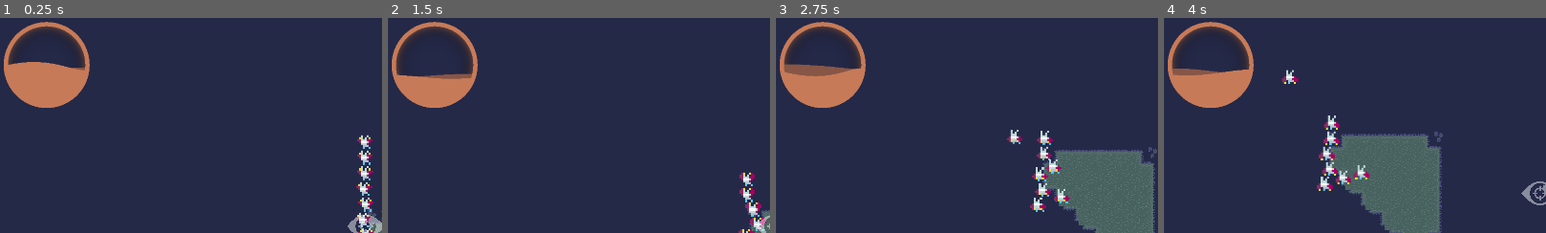
Above: before the commit, frames 1-4 (left to right).
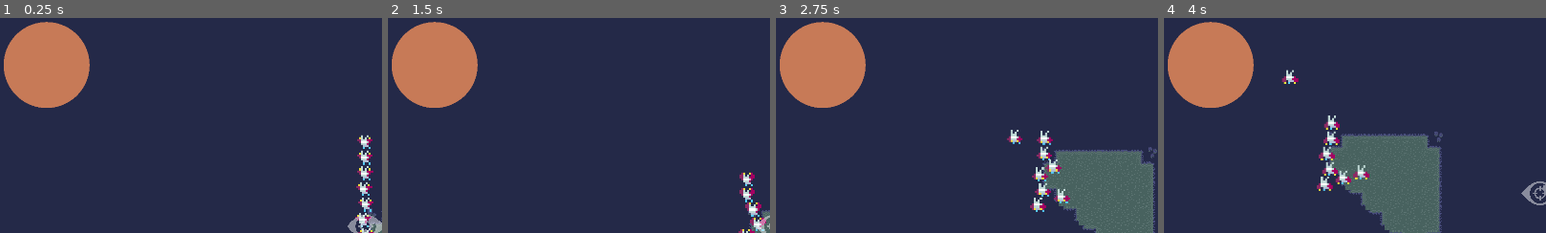
Above: after the commit, the same moments.

Repository: ocdunlap/laughingeye
Game: Godot game, scene res://ScenesGeneral/main_container.tscn
Two runs of this game, one before a commit and one after it. Both use one fixed random seed, a clock stepped at 60 frames per second and the inputs below. The project has no main scene, so this scene is started directly.
Inputs:
- Up to frame 1 (0.25 s): no input
- Up to frame 2 (1.5 s): click "[center]FIRE[/center]" at 0.5 s; hold D (move_right) from 1.28 s (still down)
- Up to frame 3 (2.75 s): release D (move_right) at 2.03 s; hold S (move_down) from 2.03 s (still down)
- Up to frame 4 (4 s): release S (move_down) at 2.78 s; hold D (move_right) 2.78-3.53 s; hold W (move_up) from 3.53 s (still down)
The pictures show only the part of the screen within x 2-52%, y 2-52%; the shares and areas given below are measured in that part.

The runs differ from the first frame. In frame 1, 2.9% of the frame differs, in the area x 2-23%, y 3-25%; in frame 2, 4.1%, in the area x 2-23%, y 3-29%; in frame 3, 3.7%; in frame 4, 3.7%.

Commit message:
Fuel Degrades
also did some shader tweaks

Diff:
--- a/ScenesGeneral/ui_main.tscn
+++ b/ScenesGeneral/ui_main.tscn
@@ -1,6 +1,7 @@
-[gd_scene load_steps=8 format=3 uid="uid://cvgnw2mv4qaf8"]
+[gd_scene load_steps=9 format=3 uid="uid://cvgnw2mv4qaf8"]
 
 [ext_resource type="Texture2D" uid="uid://dkv4d4uyqlj4n" path="res://Placeholder/plain-circle.png" id="1_xk7fp"]
+[ext_resource type="Script" path="res://Scripts/FuelMeter.gd" id="2_hgvi0"]
 [ext_resource type="Shader" path="res://Shaders/fuel_fill.gdshader" id="2_op73v"]
 [ext_resource type="Texture2D" uid="uid://bhw6xmsqco32x" path="res://ArtAssets/metalPanel_redCorner.png" id="3_4ivui"]
 [ext_resource type="Texture2D" uid="uid://dae42rs3eqx2k" path="res://ArtAssets/red_button11.png" id="4_j3is1"]
@@ -8,7 +9,7 @@
 
 [sub_resource type="ShaderMaterial" id="ShaderMaterial_6h1cx"]
 shader = ExtResource("2_op73v")
-shader_parameter/fV = 0.41
+shader_parameter/fV = 0.5
 shader_parameter/tint_color = Color(0.780392, 0.478431, 0.341176, 1)
 
 [sub_resource type="LabelSettings" id="LabelSettings_0jujh"]
@@ -55,6 +56,7 @@
 offset_right = -794.0
 grow_horizontal = 2
 grow_vertical = 2
+script = ExtResource("2_hgvi0")
 
 [node name="TextureRect" type="TextureRect" parent="FuelMeter"]
 material = SubResource("ShaderMaterial_6h1cx")
--- /dev/null
+++ b/Scripts/FuelMeter.gd
@@ -0,0 +1,18 @@
+extends Control
+
+@onready var fill_texture:CanvasItem = $TextureRect
+
+var fill_amount = 1;
+var change_rate = 0.015;
+
+# Called when the node enters the scene tree for the first time.
+func _ready():
+	pass # Replace with function body.
+
+
+# Called every frame. 'delta' is the elapsed time since the previous frame.
+func _process(delta):
+	print (fill_amount)
+	fill_amount -= change_rate * delta;
+	fill_texture.material.set_shader_parameter("fV", fill_amount)
+	pass
--- a/Scripts/GameWorld.gd
+++ b/Scripts/GameWorld.gd
@@ -7,7 +7,6 @@
 
 # Called when the node enters the scene tree for the first time.
 func _ready():
-
 	pass # Replace with function body.
 
 
--- a/Shaders/fuel_fill.gdshader
+++ b/Shaders/fuel_fill.gdshader
@@ -27,15 +27,17 @@
 		// size of inner fill space
 		sdf=length(uv),c=step(sdf,.9),
 
-        vB=smoothstep(.1,.9,sin(uv.x+(PI*.4))-.3),
-		vBA=vB*sin(TIME*4.)*.1,
+        vB=smoothstep(.1,.9,sin(uv.x+(PI*.4))-.4),
+		// last number is the size of the spash ish
+		vBA=vB*sin(TIME*1.)*.001,
 
         fW=(sin(((TIME*2.)+uv.x)*2.)*.05)+vBA,
 		bW=(sin(((TIME*-2.)+uv.x)*2.+PI)*.05)-vBA,
 
         fA=(sin(TIME*4.)*.05)*vB,
 
-        fP=fV * 2.3 +(sin((TIME)*PI)*.1) - 1.1,
+		// offset of total "filledness"
+        fP=fV * 2.2 +(sin((TIME)*PI)*.1) - 1.1,
 
         fF=step(uv.y,(fA+fW)+fP)*c,
 		bF=step(uv.y,(-fA+bW)+fP)*c;
